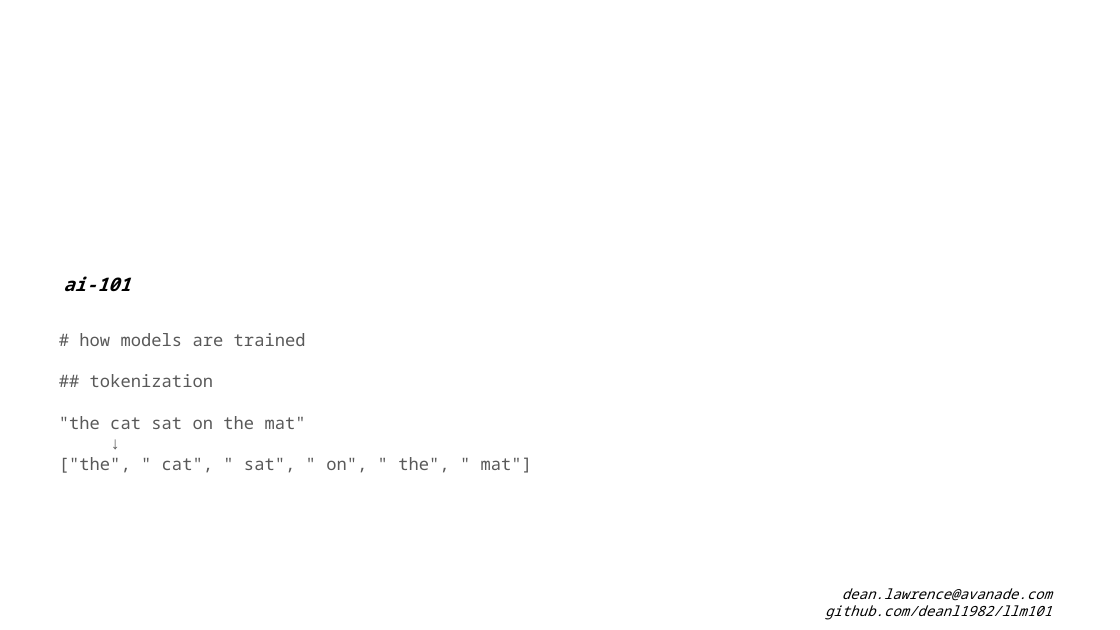
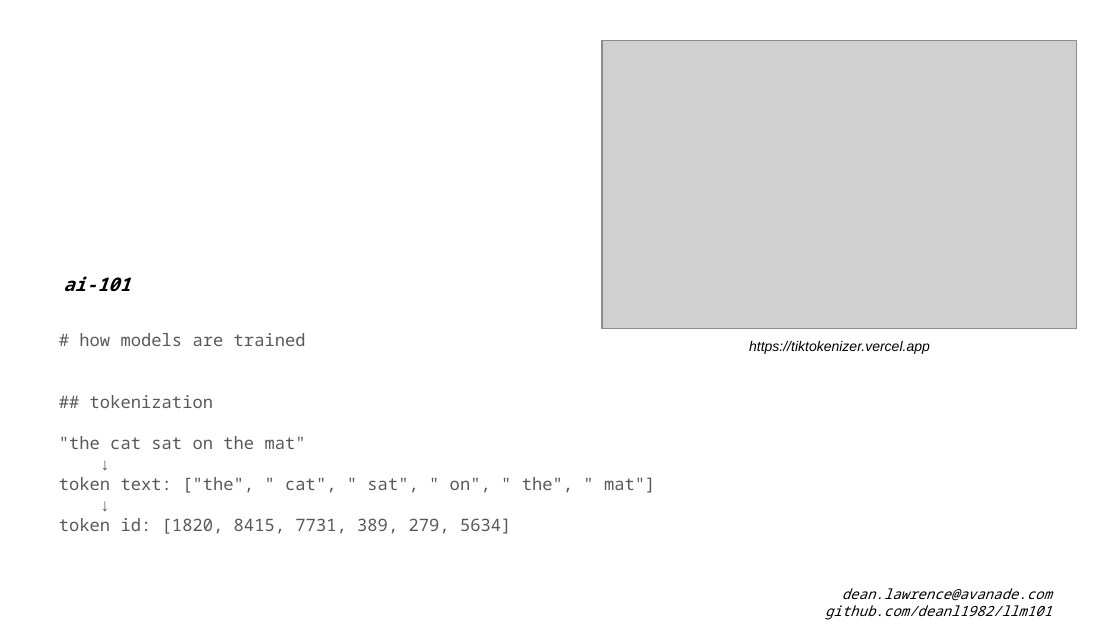
Before and after one commit to deanl1982/llm101, a slide deck: slide 7 of llm101.pptx (slide 8 before the commit). Drawn at 1120x630 pixels with LibreOffice and Linux fonts; fonts in the diff are those of the drawing; grey boxes stand for pictures. Boxes give left, top, right and bottom in pixels: in the first picture for what was removed or moved away, otherwise in the second. Text is boxed around its words. In the diff, an @@ line names an element or a change of style, - is before the commit and + after.

```diff
--- a/llm101.pptx
+++ b/llm101.pptx
@@ picture added at (603, 40, 1077, 329) @@
@@ text added at (749, 341, 930, 354), 9 pt, text #000000, italic @@
+https://tiktokenizer.vercel.app
@@ text at (59, 477, 655, 534): text changed @@
-["the", " cat", " sat", " on", " the", " mat"]
+token text: ["the", " cat", " sat", " on", " the", " mat"]
+↓
+token id: [1820, 8415, 7731, 389, 279, 5634]
```
Also in this commit, not shown: 10 other slides changed.
